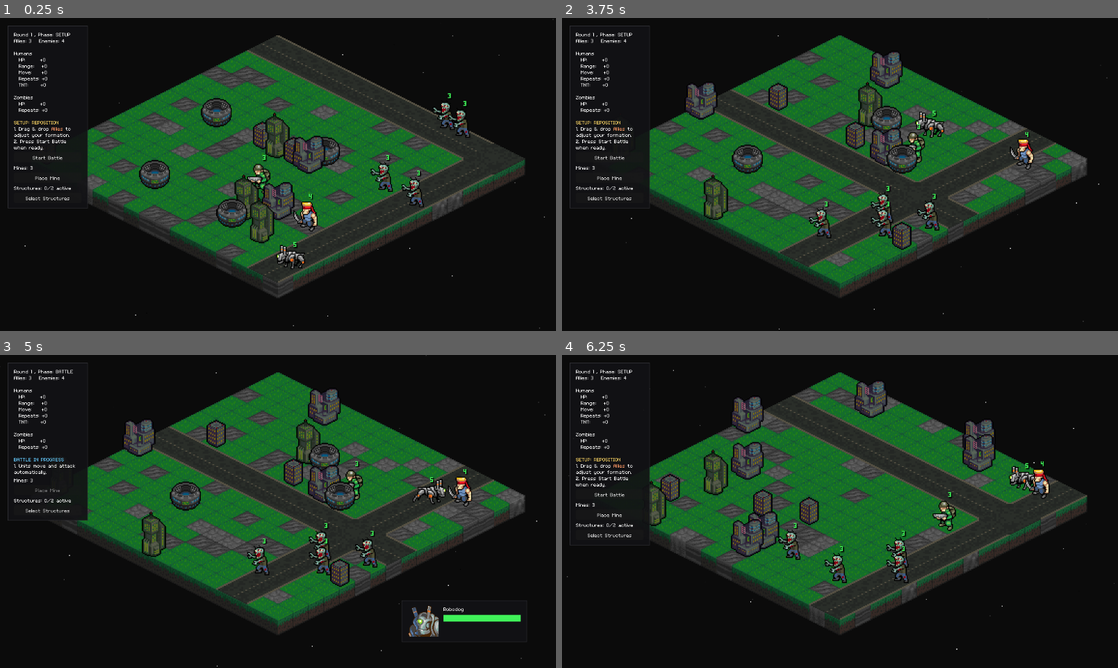
Above: before the commit, frames 1-4 (two rows, left to right).
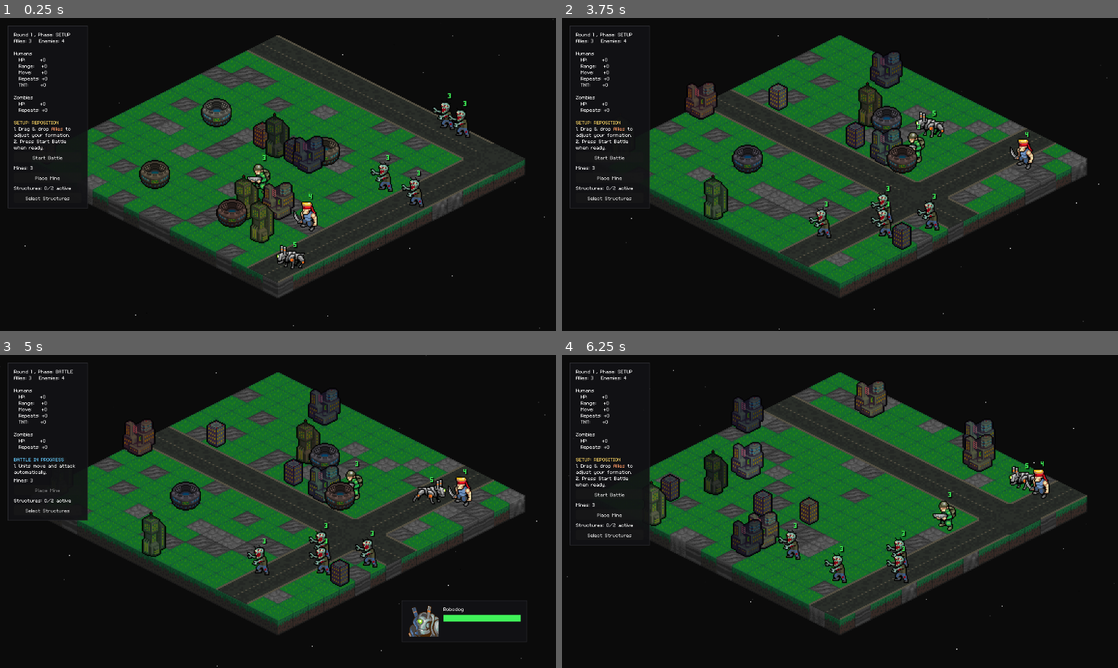
Above: after the commit, the same moments.

Repository: Tekknobot/MEKIII
Game: Godot game, scene res://scenes/Game.tscn
Two runs of this game, one before a commit and one after it. Both use one fixed random seed, a clock stepped at 60 frames per second and the inputs below.
Inputs (mouse positions are in pixels of both pictures, inside the frame that each line leads up to):
- Up to frame 1 (0.25 s): no input
- Up to frame 2 (3.75 s): click "Start Battle" at 0.5 s; click "Select Structures" at 1.25 s; click "Select Structures" at 2 s; click "Select Structures" at 2.75 s; tap Enter at 3.5 s; move the mouse to (962, 158) at 3.52 s; tap R at 3.6 s; click (962, 158) at 3.67 s
- Up to frame 3 (5 s): click "Start Battle" at 4.25 s
- Up to frame 4 (6.25 s): drag from (728, 527) to (812, 574) at 5.02 s; move the mouse to (895, 442) at 5.77 s; tap R at 5.85 s; click (895, 442) at 5.92 s

The runs differ from the first frame. In frame 1, 0.9% of the frame differs, in the area x 25-61%, y 30-67%; in frame 2, 1.0%; in frame 3, 1.0%; in frame 4, 1.1%, in the area x 18-78%, y 9-64%.

Commit message:
Highlight structures on selection.

Diff:
--- a/scripts/game.gd
+++ b/scripts/game.gd
@@ -314,6 +314,9 @@
 var _hover_outlined_unit: Unit = null
 var _hover_prev_material := {} # Dictionary[Unit, Material]
 
+var _hover_outlined_structure: Node2D = null
+var _hover_prev_structure_material := {} # Dictionary[Node2D, Material]
+
 # -------------------
 # Setup drag state
 # -------------------
@@ -384,13 +387,13 @@
 	if b2 == null or not is_instance_valid(b2):
 		return
 
-	# Node2D is a CanvasItem, so modulate works.
 	var tint := _pick_structure_tint()
-
-	# Blend between white and tint so you keep sprite detail
 	var blended := Color.WHITE.lerp(tint, clamp(structure_tint_strength, 0.0, 1.0))
 
+	# store base tint so "active dim/bright" doesn't destroy it
+	b2.set_meta("base_tint", blended)
 	b2.modulate = blended
+
 
 func _rect_top_left(size: Vector2i) -> Rect2i:
 	return Rect2i(Vector2i(0, 0), size)
@@ -805,6 +808,7 @@
 	_update_hovered_cell()
 	_update_hovered_unit()
 	_update_tnt_aim_preview()
+	_update_structure_hover_outline()
 
 	if state == GameState.SETUP and mine_placing:
 		_draw_mine_preview()
@@ -1125,8 +1129,14 @@
 func _set_structure_active_visual(b: Node2D, active: bool) -> void:
 	if b == null or not is_instance_valid(b):
 		return
-	# simple readable indicator: inactive = dim
-	b.modulate = (Color(1, 1, 1, 1) if active else Color(0.55, 0.55, 0.55, 1))
+
+	var base := Color(1, 1, 1, 1)
+	if b.has_meta("base_tint"):
+		base = b.get_meta("base_tint") as Color
+
+	var mul := (1.0 if active else 0.55)
+	b.modulate = Color(base.r * mul, base.g * mul, base.b * mul, base.a)
+
 
 func _toggle_structure_active(b: Node2D) -> void:
 	if b == null or not is_instance_valid(b):
@@ -4549,3 +4559,89 @@
 func upgrade_structure_slot() -> void:
 	structure_active_cap += 1
 	_update_structure_ui()
+
+func _get_structure_canvas_sprite(b: Node2D) -> CanvasItem:
+	if b == null or not is_instance_valid(b):
+		return null
+
+	# common visual nodes in building scenes
+	for name in ["AnimatedSprite2D", "Sprite2D", "Sprite", "Art", "Body", "Visual"]:
+		if b.has_node(name):
+			var n = b.get_node(name)
+			if n is CanvasItem:
+				return n as CanvasItem
+
+	# fallback: first CanvasItem child
+	for ch in b.get_children():
+		if ch is CanvasItem:
+			return ch as CanvasItem
+
+	return null
+
+func _apply_hover_outline_structure(b: Node2D) -> void:
+	if b == null or not is_instance_valid(b):
+		return
+
+	var spr := _get_structure_canvas_sprite(b)
+	if spr == null:
+		return
+
+	if not _hover_prev_structure_material.has(b):
+		_hover_prev_structure_material[b] = spr.material
+
+	var mat := ShaderMaterial.new()
+	mat.shader = hover_outline_shader
+	mat.set_shader_parameter("outline_color", hover_outline_color)
+	mat.set_shader_parameter("thickness_px", 1.0)
+
+	spr.material = mat
+	_hover_outlined_structure = b
+
+
+func _clear_hover_outline_structure(b: Node2D) -> void:
+	if b == null:
+		return
+
+	if not is_instance_valid(b):
+		_hover_prev_structure_material.erase(b)
+		if _hover_outlined_structure == b:
+			_hover_outlined_structure = null
+		return
+
+	var spr := _get_structure_canvas_sprite(b)
+	if spr == null:
+		return
+
+	if _hover_prev_structure_material.has(b):
+		spr.material = _hover_prev_structure_material[b]
+		_hover_prev_structure_material.erase(b)
+	else:
+		spr.material = null
+
+	if _hover_outlined_structure == b:
+		_hover_outlined_structure = null
+
+func _update_structure_hover_outline() -> void:
+	# Only when picking structures in SETUP
+	if not (state == GameState.SETUP and structure_selecting):
+		if _hover_outlined_structure != null:
+			_clear_hover_outline_structure(_hover_outlined_structure)
+		return
+
+	var want: Node2D = null
+	var b := structure_at_cell(hovered_cell)
+	if b != null and is_instance_valid(b) and structure_hp.has(b):
+		want = b
+
+	# clear if nothing wanted
+	if want == null:
+		if _hover_outlined_structure != null:
+			_clear_hover_outline_structure(_hover_outlined_structure)
+		return
+
+	# swap if changed
+	if _hover_outlined_structure != null and _hover_outlined_structure != want:
+		_clear_hover_outline_structure(_hover_outlined_structure)
+
+	if _hover_outlined_structure != want:
+		_apply_hover_outline_structure(want)
